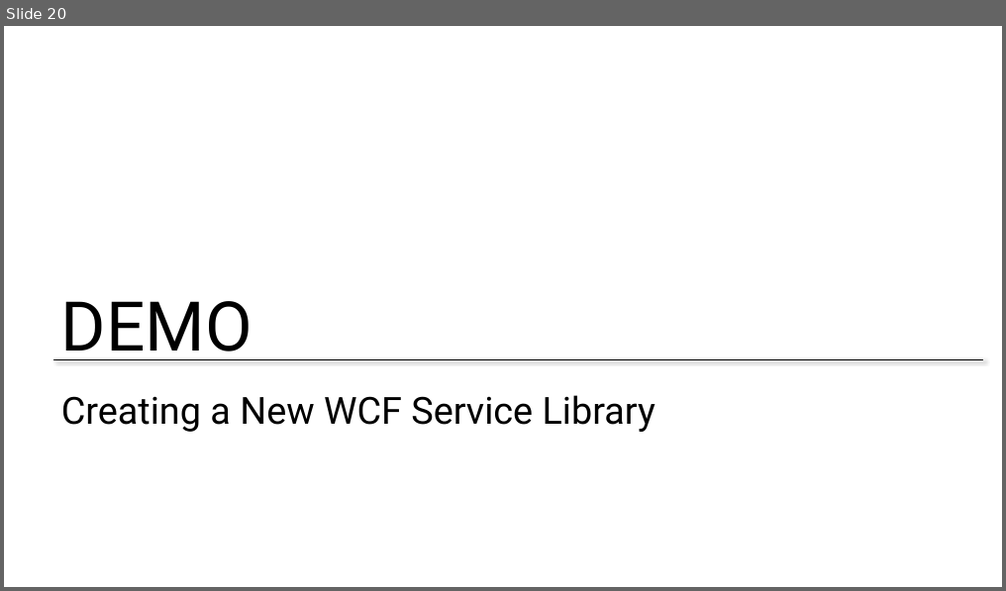
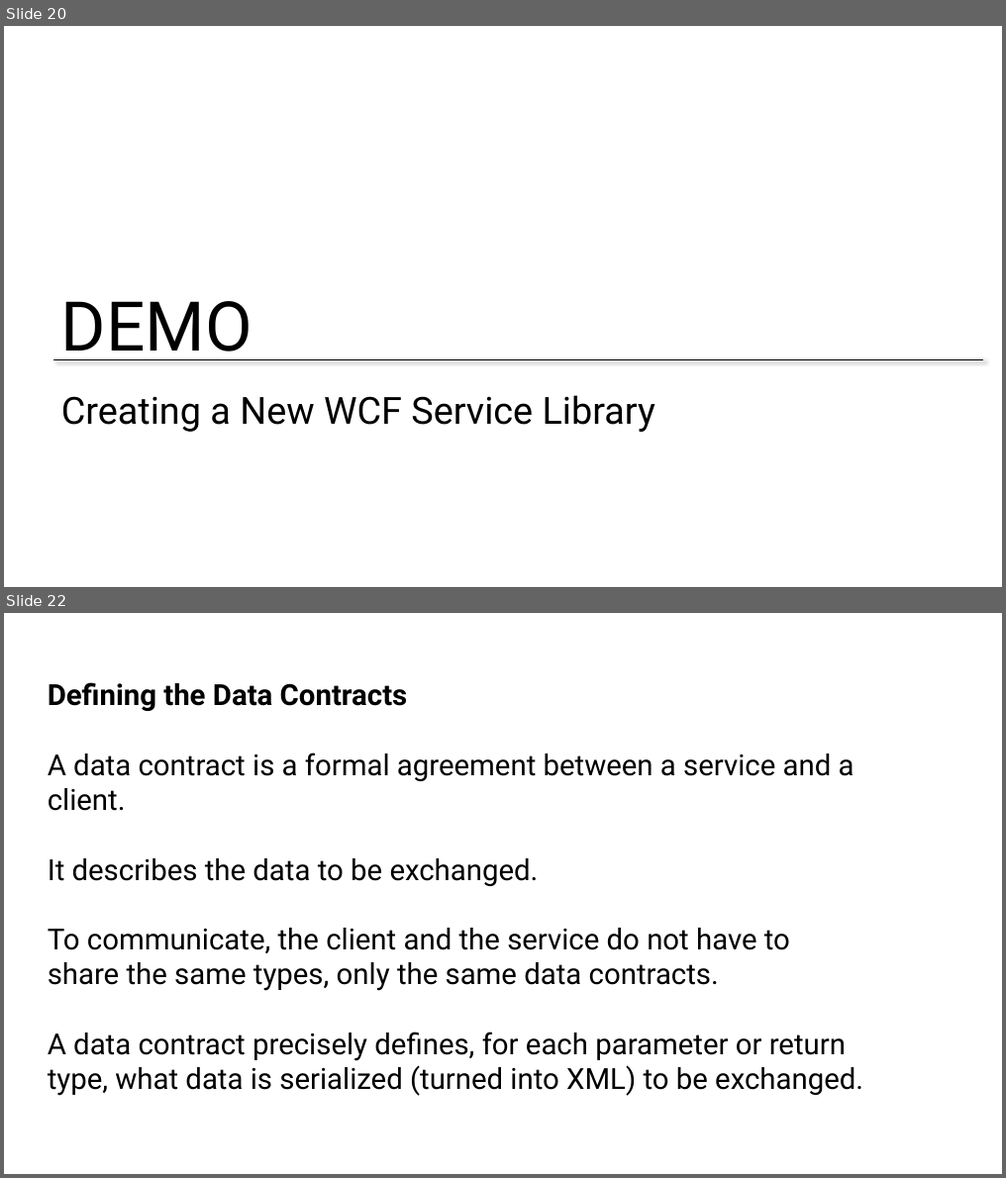
Before and after one commit to BretStateham/MVAWebServicesAndAzure, a slide deck: 01-WCFServices/01-WCFServices.pptx. Shown one above the other, each under a label of ours: slide 20 before the commit, slides 20 and 22 after it; the slides between them are not shown. The pictures are 1006x591 and 1006x1178 pixels, drawn with LibreOffice and Linux fonts; fonts in the diff are those of the drawing; background and template pictures are left out. Boxes give left, top, right and bottom in pixels: in the first picture for what was removed or moved away, otherwise in the second. Text is boxed around its words. In the diff, an @@ line names an element or a change of style, - is before the commit and + after.

```diff
--- a/01-WCFServices/01-WCFServices.pptx
+++ b/01-WCFServices/01-WCFServices.pptx
@@ slide 22 added at (4,613,1002,1174), background #FFFFFF @@
@@ text added at (48,682,863,1096), 28 pt, text #000000 @@
+Defining the Data Contracts
+A data contract is a formal agreement between a service and a client.
+It describes the data to be exchanged.
+To communicate, the client and the service do not have to share the same types, only the same data contracts.
+A data contract precisely defines, for each parameter or return type, what data is serialized (turned into XML) to be exchanged.
```
Also in this commit, not shown: 30 other slides added.
